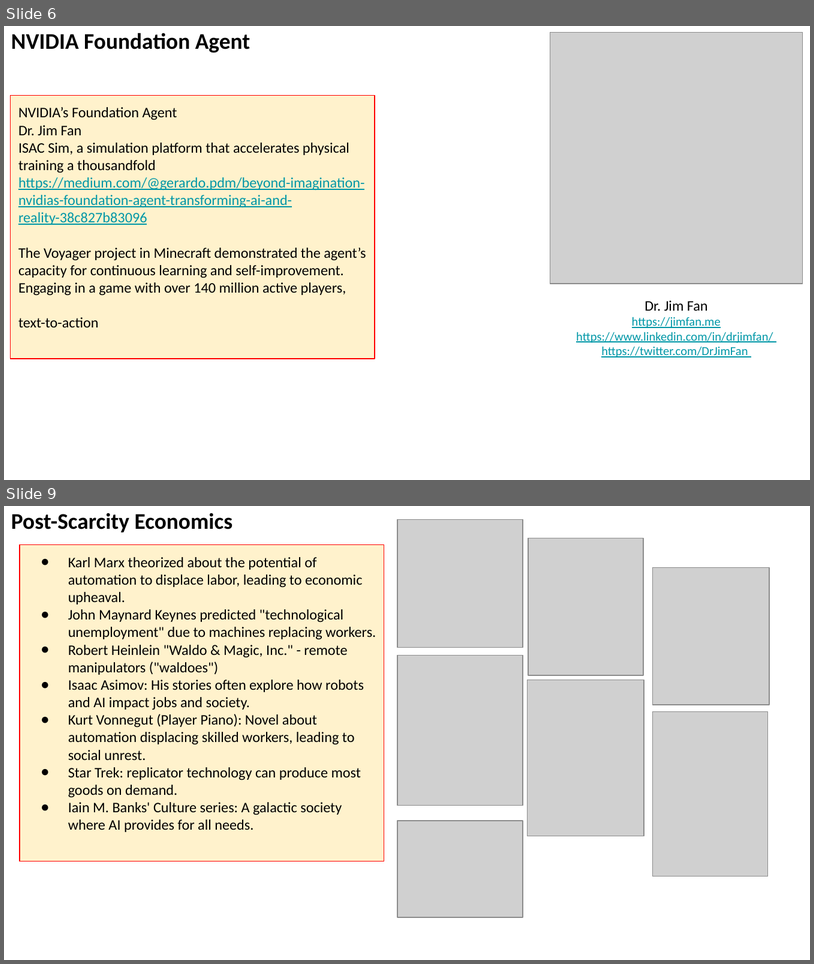
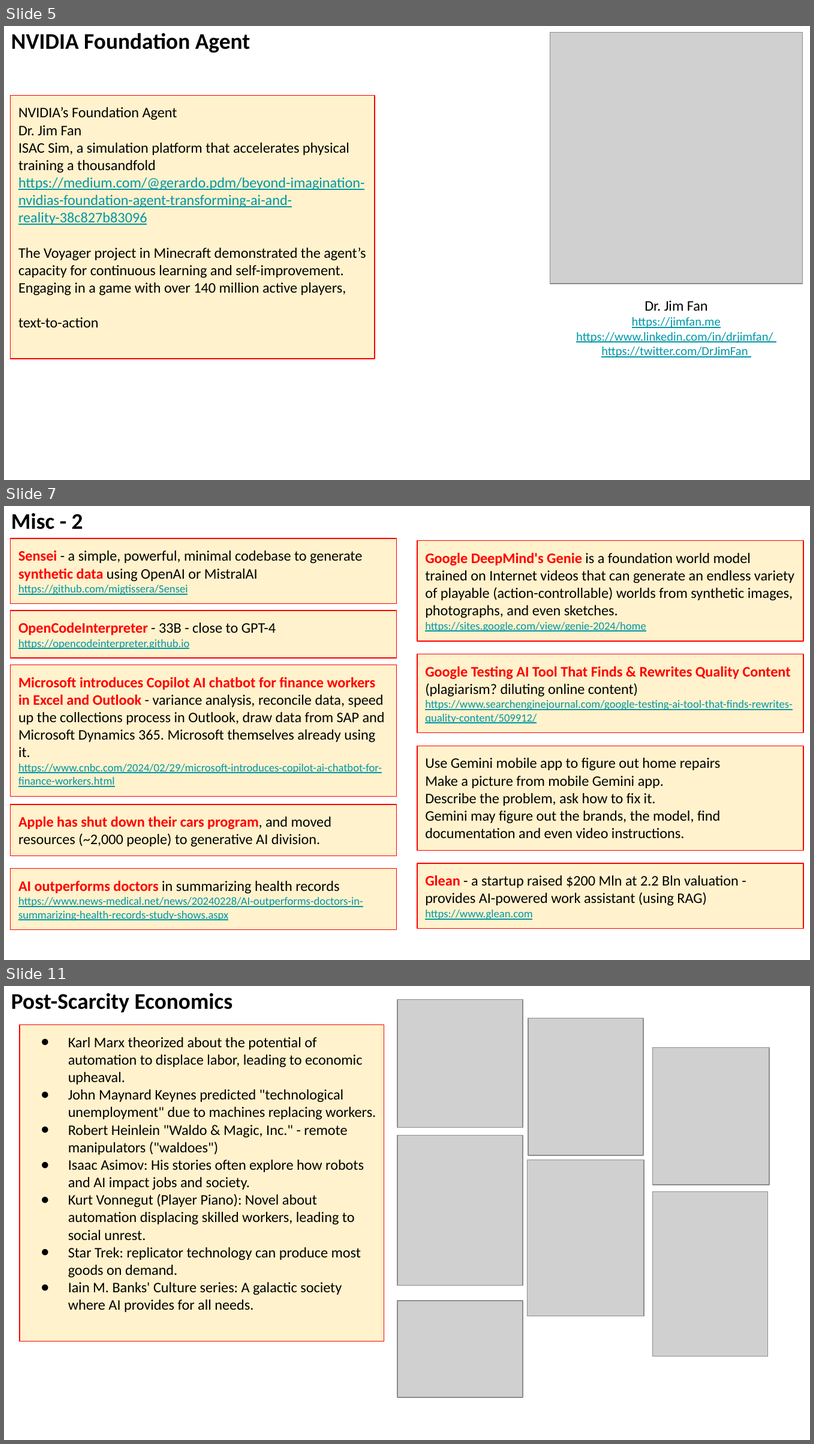
Before and after one commit to lselector/seminar, a slide deck: 2024/2024-03-01-AI-Updates.pptx. Shown one above the other, each under a label of ours: slides 6 and 9 before the commit, slides 5, 7 and 11 after it; the slides between them are not shown. The pictures are 814x964 and 814x1444 pixels, drawn with LibreOffice and Linux fonts; fonts in the diff are those of the drawing; grey boxes stand for pictures. Boxes give left, top, right and bottom in pixels: in the first picture for what was removed or moved away, otherwise in the second. Text is boxed around its words. In the diff, an @@ line names an element or a change of style, - is before the commit and + after.

```diff
--- a/2024/2024-03-01-AI-Updates.pptx
+++ b/2024/2024-03-01-AI-Updates.pptx
@@ slide 7 added at (x1=4, y1=506, x2=810, y2=960), background #FFFFFF @@
@@ text added at (x1=11, y1=513, x2=83, y2=529), 20 pt, text #000000, bold @@
+Misc - 2
@@ rectangle added at (x1=11, y1=538, x2=397, y2=604), fill #FFF2CC, outline #FF0000 0.75 pt, 13 pt, text #000000 @@
+Sensei - a simple, powerful, minimal codebase to generate synthetic data using OpenAI or MistralAI
+https://github.com/migtissera/Sensei
@@ rectangle added at (x1=417, y1=541, x2=804, y2=642), fill #FFF2CC, outline #FF0000 0.75 pt, 13 pt, text #000000 @@
+Google DeepMind's Genie is a foundation world model trained on Internet videos that can generate an endless variety of playable (action-controllable) worlds from synthetic images, photographs, and even sketches.
+https://sites.google.com/view/genie-2024/home
@@ rectangle added at (x1=11, y1=610, x2=397, y2=658), fill #FFF2CC, outline #FF0000 0.75 pt, 10 pt, text #0097A7, underline @@
+OpenCodeInterpreter - 33B - close to GPT-4
+https://opencodeinterpreter.github.io
@@ rectangle added at (x1=11, y1=665, x2=397, y2=796), fill #FFF2CC, outline #FF0000 0.75 pt, 13 pt, text #000000 @@
+Microsoft introduces Copilot AI chatbot for finance workers in Excel and Outlook - variance analysis, reconcile data, speed up the collections process in Outlook, draw data from SAP and Microsoft Dynamics 365. Microsoft themselves already using it.
+https://www.cnbc.com/2024/02/29/microsoft-introduces-copilot-ai-chatbot-for-finance-workers.html
@@ rectangle added at (x1=417, y1=654, x2=804, y2=733), fill #FFF2CC, outline #FF0000 0.75 pt, 10 pt, text #0097A7, underline @@
+Google Testing AI Tool That Finds & Rewrites Quality Content
+(plagiarism? diluting online content)
+https://www.searchenginejournal.com/google-testing-ai-tool-that-finds-rewrites-quality-content/509912/
@@ rectangle added at (x1=417, y1=745, x2=804, y2=850), fill #FFF2CC, outline #FF0000 0.75 pt, 13 pt, text #000000 @@
+Use Gemini mobile app to figure out home repairs
+Make a picture from mobile Gemini app.
+Describe the problem, ask how to fix it.
+Gemini may figure out the brands, the model, find documentation and even video instructions.
@@ rectangle added at (x1=11, y1=804, x2=397, y2=856), fill #FFF2CC, outline #FF0000 0.75 pt, 13 pt, text #000000 @@
+Apple has shut down their cars program, and moved resources (~2,000 people) to generative AI division.
@@ rectangle added at (x1=417, y1=863, x2=804, y2=928), fill #FFF2CC, outline #FF0000 0.75 pt, 13 pt, text #000000 @@
+Glean - a startup raised $200 Mln at 2.2 Bln valuation - provides AI-powered work assistant (using RAG)
+https://www.glean.com
@@ rectangle added at (x1=11, y1=868, x2=397, y2=930), fill #FFF2CC, outline #FF0000 0.75 pt, 10 pt, text #0097A7, underline @@
+AI outperforms doctors in summarizing health records
+https://www.news-medical.net/news/20240228/AI-outperforms-doctors-in-summarizing-health-records-study-shows.aspx
@@ what was slide 6 is now slide 5 @@
@@ what was slide 9 is now slide 11 @@
```
Also in this commit, not shown: 6 slides changed, 6 other slides added, 3 slides removed.
